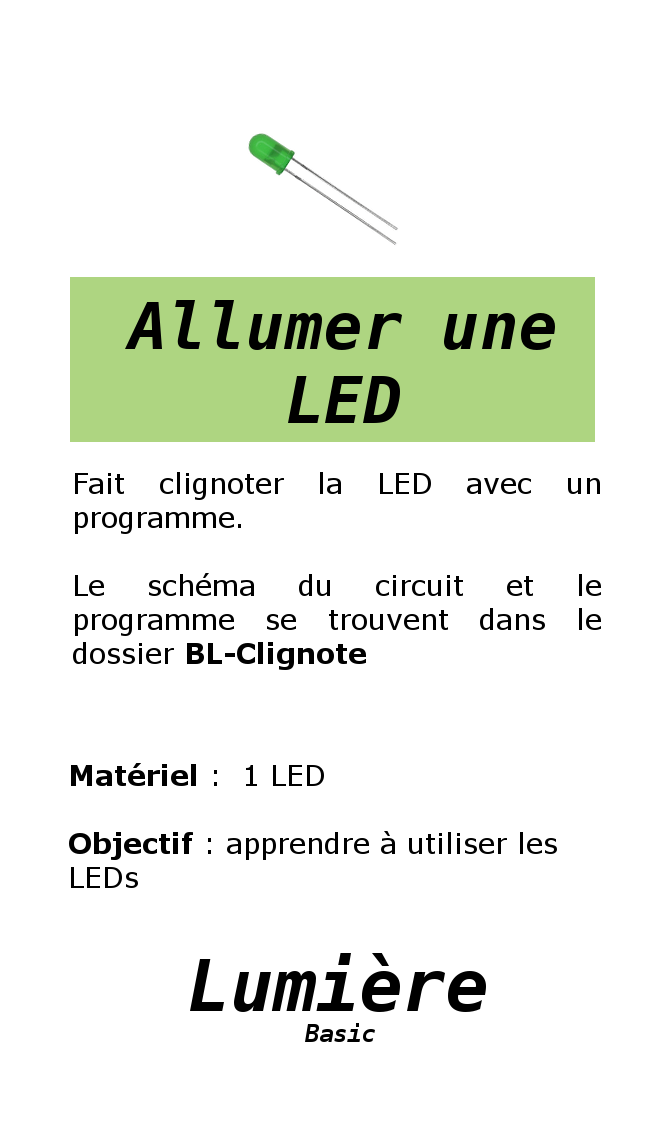
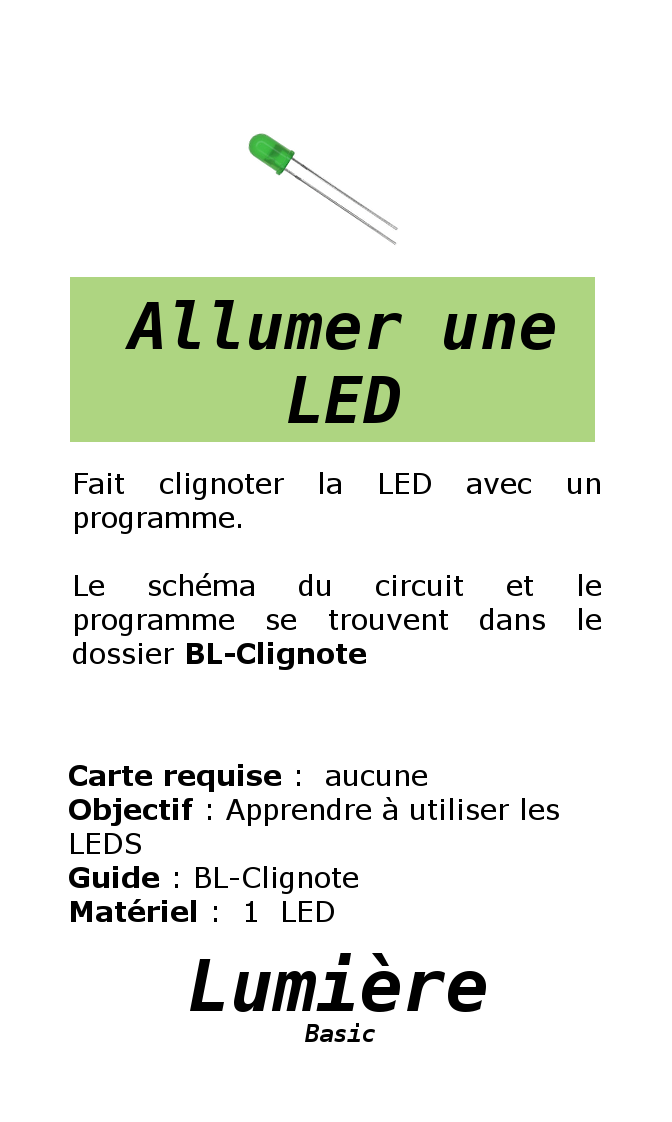
Layers edited between the first and the second 672px x 1122px image:
painted on "Description" over bbox(69, 763, 559, 922)
